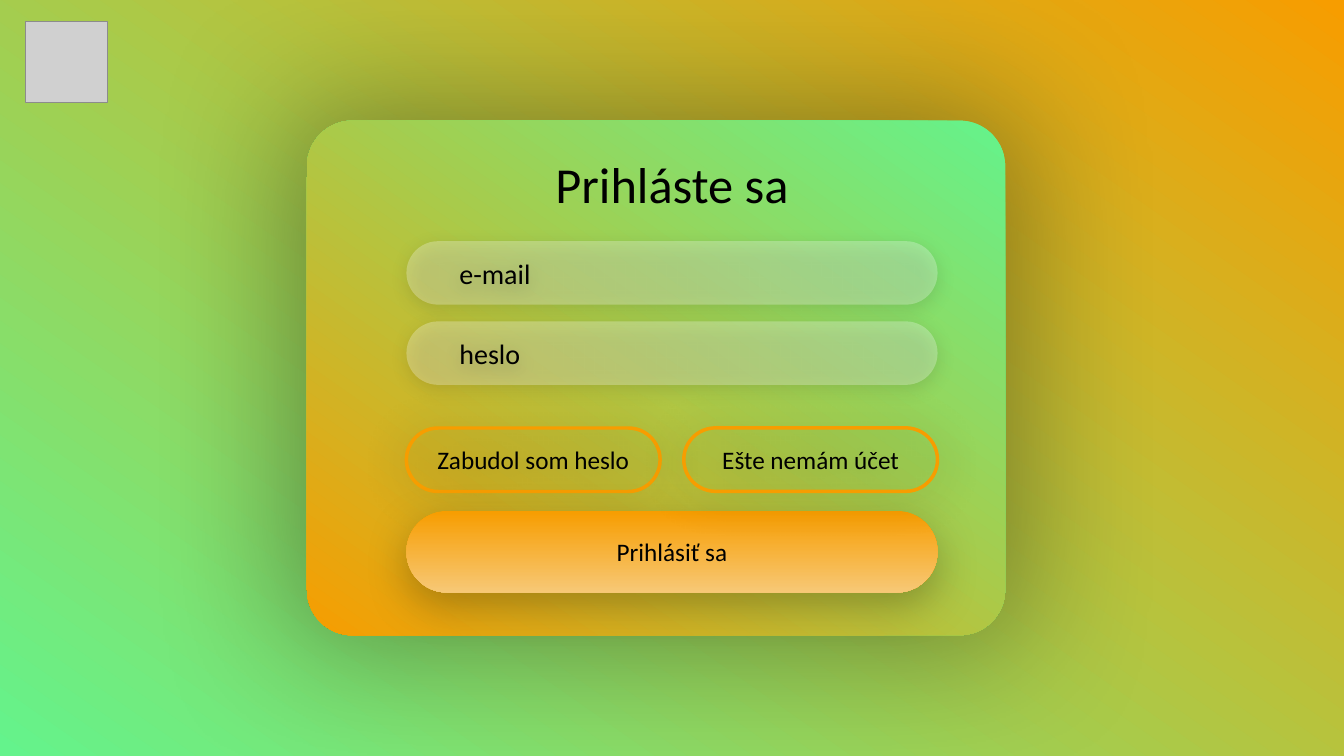
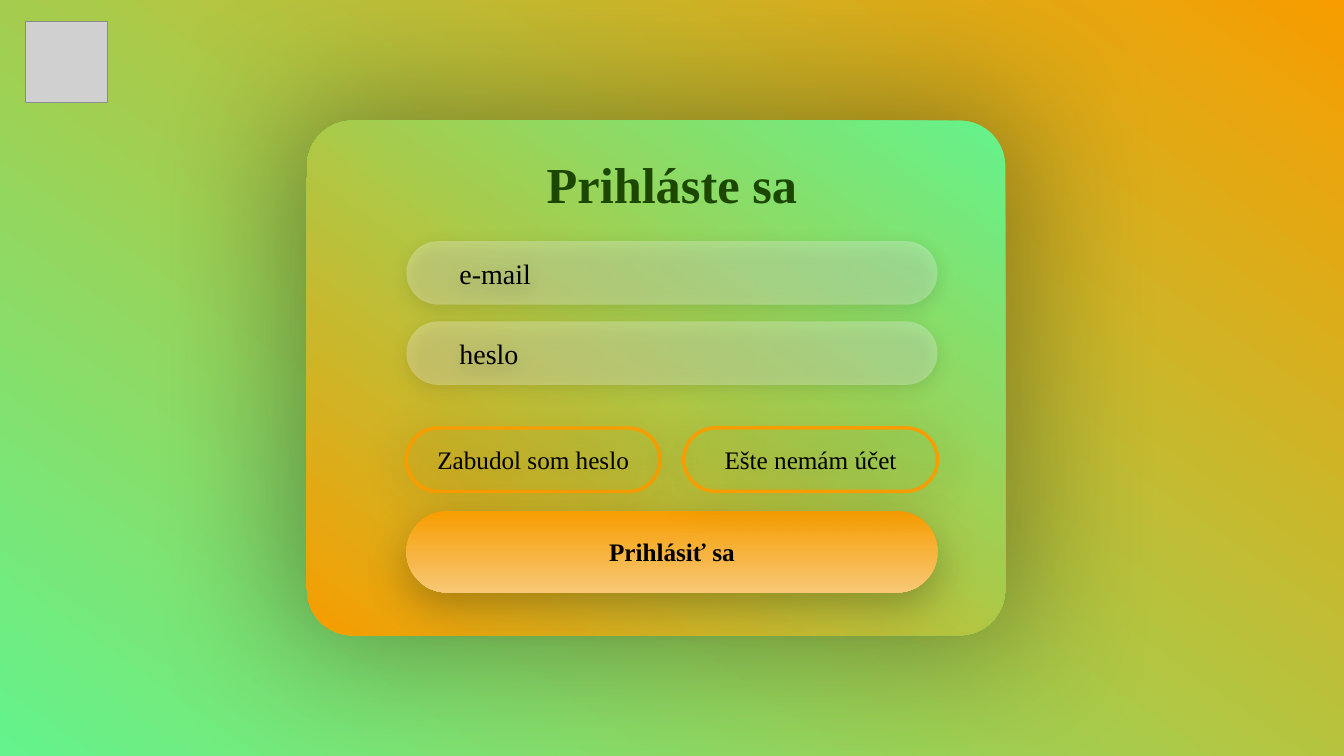
Before and after one commit to TimurKr/mandalinka-backend, a slide deck: slide 1 of mandalinka/Sites ideas/websites.pptx. Drawn at 1344x756 pixels with LibreOffice and Linux fonts; fonts in the diff are those of the drawing; grey boxes stand for pictures. Boxes give left, top, right and bottom in pixels: in the first picture for what was removed or moved away, otherwise in the second. Text is boxed around its words. In the diff, an @@ line names an element or a change of style, - is before the commit and + after.

```diff
--- a/mandalinka/Sites ideas/websites.pptx
+++ b/mandalinka/Sites ideas/websites.pptx
@@ text "Prihláste sa" at (547, 168, 797, 204): font Calibri to Times New Roman, text colour #000000 to #1C4700, bold on @@
@@ font Calibri to Times New Roman in 4 elements at (406, 241, 938, 304), (406, 322, 938, 385), (406, 429, 660, 492), (684, 429, 938, 492) @@
@@ rounded rectangle "Prihlásiť sa" at (406, 511, 938, 593): font Calibri to Times New Roman, bold on @@
```
Also in this commit, not shown: 1 other slide changed, 23 other files.
